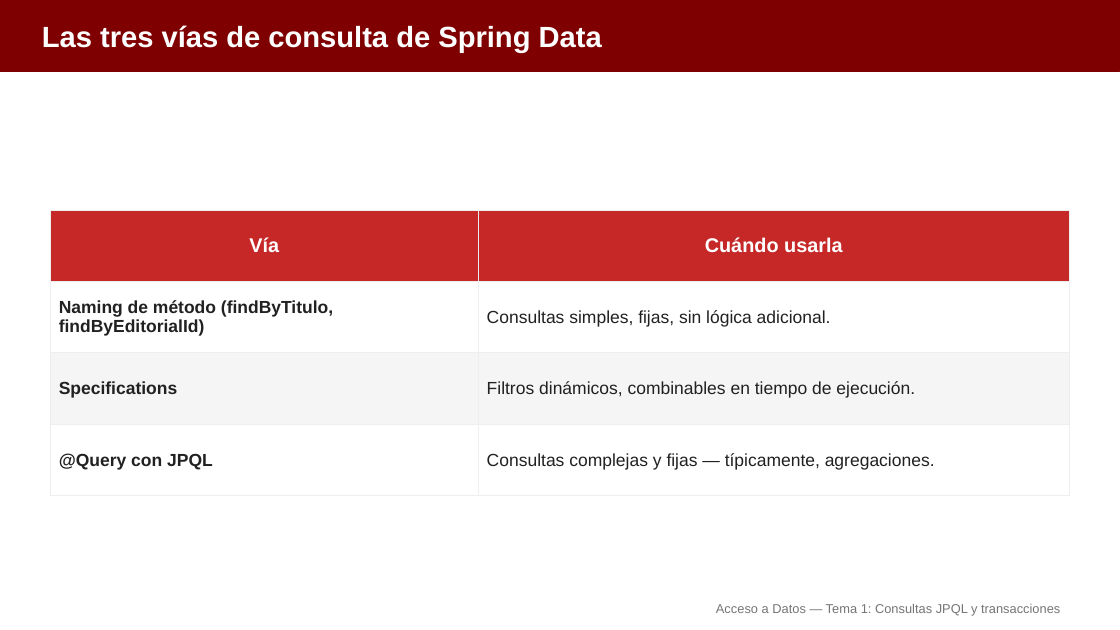
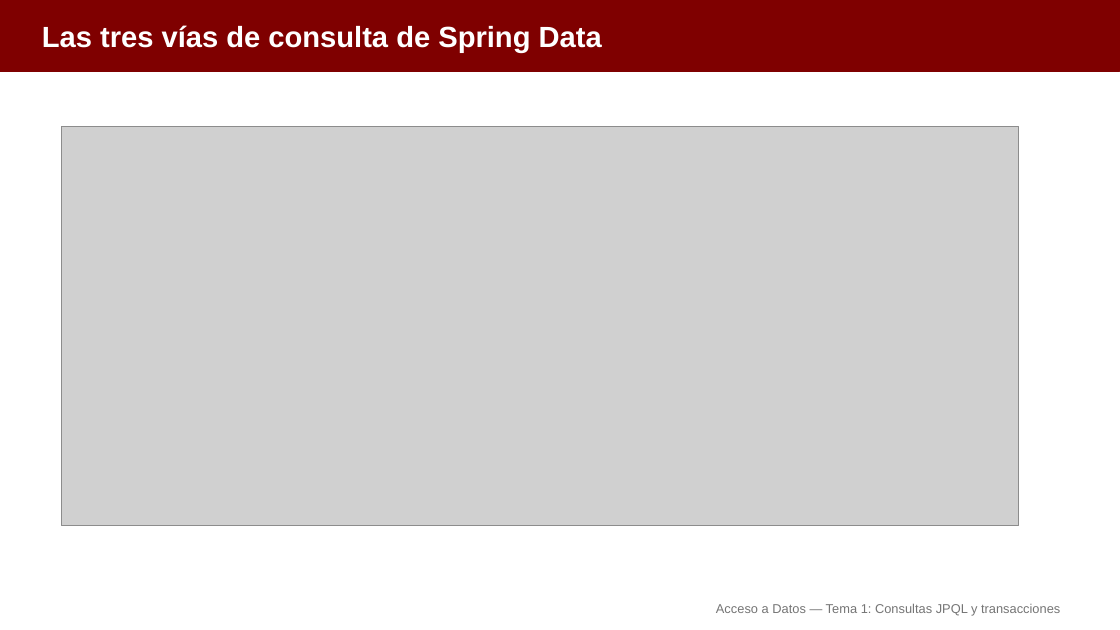
Before and after one commit to aitorventura/acceso-a-datos, a slide deck: slide 11 of docs/tema1/diapositivas/consultas-jpql-transacciones.pptx. Drawn at 1120x630 pixels with LibreOffice and Linux fonts; fonts in the diff are those of the drawing; grey boxes stand for pictures. Boxes give left, top, right and bottom in pixels: in the first picture for what was removed or moved away, otherwise in the second. Text is boxed around its words. In the diff, an @@ line names an element or a change of style, - is before the commit and + after.

Commit message:
Añade infografías de apoyo al Tema 1 (Acceso a Datos)
Incorpora 10 diagramas visuales en los 8 apartados de teoría del
Tema 1 (starters de Maven, capas AD/PSP, entidad vs DTO, piezas de
JDBC, contexto de persistencia, paginación, explosión combinatoria
de filtros, las tres vías de consulta y GROUP BY) y actualiza las
diapositivas correspondientes.

```diff
--- a/docs/tema1/diapositivas/consultas-jpql-transacciones.pptx
+++ b/docs/tema1/diapositivas/consultas-jpql-transacciones.pptx
@@ picture added at <box>61,127,1019,526</box> @@
@@ table removed at <box>50,210,1070,496</box>, 4 rows, 2 columns @@
-Vía | Cuándo usarla
-Naming de método (findByTitulo, findByEditorialId) | Consultas simples, fijas, sin lógica adicional.
-Specifications | Filtros dinámicos, combinables en tiempo de ejecución.
-@Query con JPQL | Consultas complejas y fijas — típicamente, agregaciones.
```
Also in this commit, not shown: 1 other slide changed, 30 other files.
